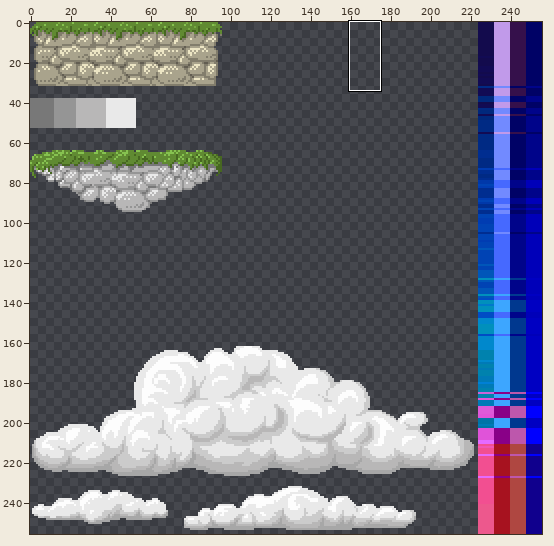
Sprite sheet -- assets/Chupe_slices.png. Above, an overview of the earlier version with the close-up marked.
Close-up. Before the edit:
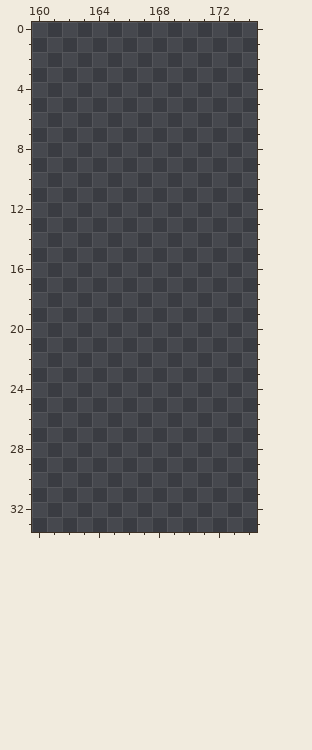
The file is 256x256 pixels. Colours within 5 levels of each other are drawn and written as one. Shown: x 160..174, y 0..33. The commit also changed other parts of the picture, which this record leaves out.
Palette (. is transparent): 
Once edited:
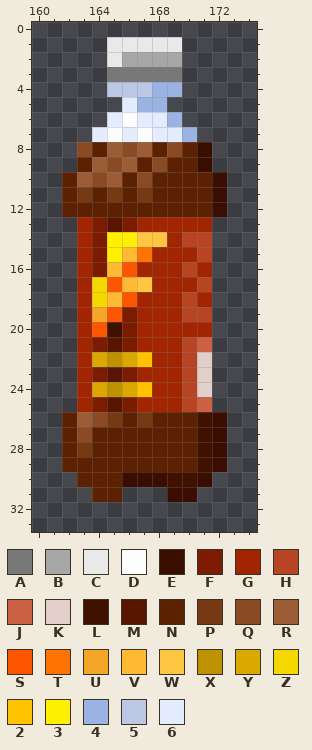
Colours new in this view: A #787878  B #a7a7a7  C #e9e9e9  D #fdfdfd  E #390d00  F #7b1c00  G #a02500  H #b74523  J #cb6043  K #e3cfca  L #411100  M #581600  N #5c2100  P #753914  Q #8a4b24  R #9c5c35  S #fd5600  T #ff7300  U #f5a527  V #ffb933  W #ffc642  X #bd9100  Y #dba800  Z #f5d800  2 #ffc300  3 #ffef00  4 #9ab3e3  5 #bac8e3  6 #e4edff
Diff:
Changed rows in their new state; - is an unchanged pixel.
first column x 162:
 1 ---CCCCC---
 2 ---CBBBB---
 3 ---AAAAA---
 4 ---55544---
 5 ----644----
 6 ---6D664---
 7 --6D6D664--
 8 -QNRQRNQNE-
 9 -NRQRNQNNE-
10 NRQRNQNNNNE
11 NPNPNPNNNNE
12 NNNNNNNNNNE
13 -GFMFGGGGG-
14 -GF33WWGHH-
15 -GF3VTGGGH-
16 -GFVSGGGHG-
17 -GZSVWGGGH-
18 -GZVSGGGHG-
19 -GUSFGGGHH-
20 -GSLFGGGGG-
21 -GFMFGGGHJ-
22 -GYXY2GGHK-
23 -GFMFGGGHK-
24 -GYXY2GGHK-
25 -GFMFGGGHJ-
26 NRQPNPNNNLE
27 NQNNNNNNNLE
28 NPNNNNNNNLE
29 NNNNNNNNNLE
30 -NNNEEELLE-
31 --NN---EE--
Pixel boxes of the changes (left, top, right, bottom) in both close-ups:
added: (62, 37, 227, 502)
